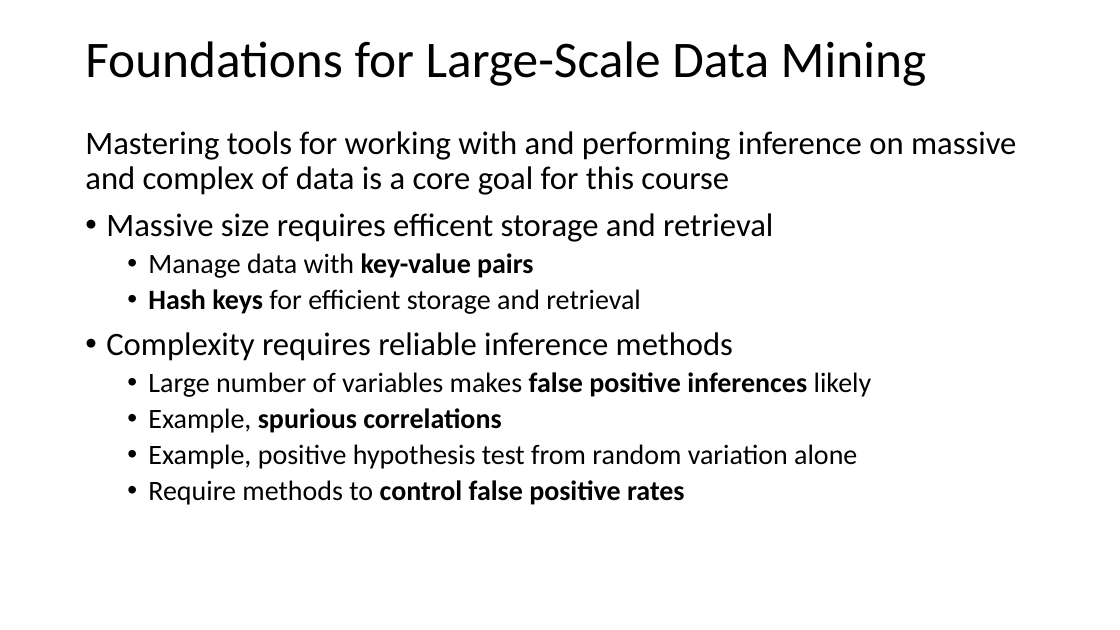
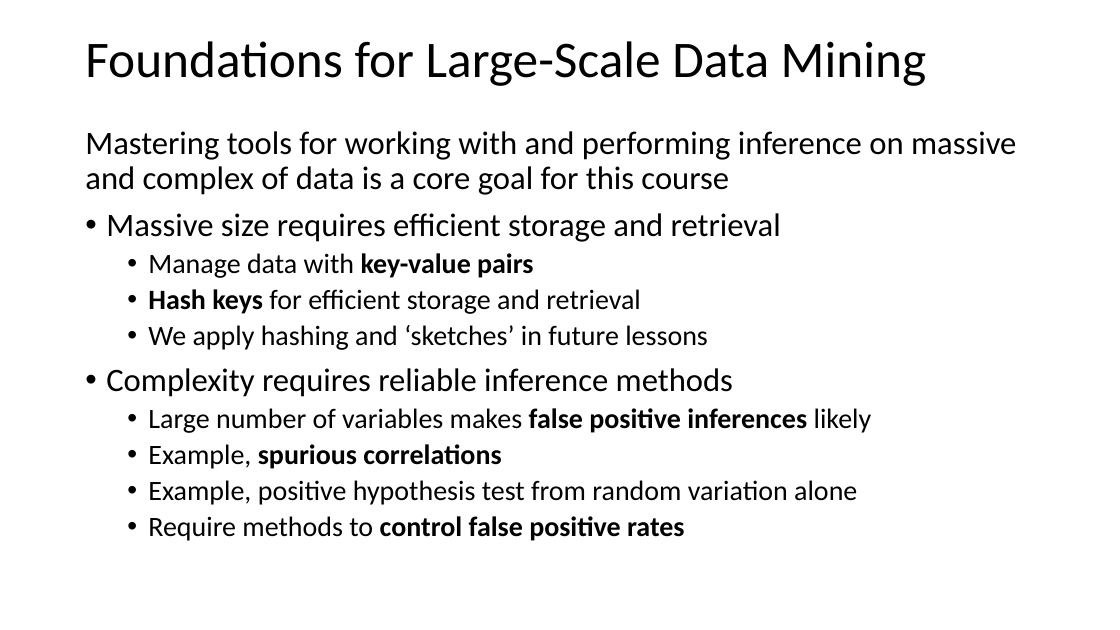
Before and after one commit to harelgabainew/school1, a slide deck: slide 27 of slides/1_Introduction.pptx. Drawn at 1120x630 pixels with LibreOffice and Linux fonts; fonts in the diff are those of the drawing. Boxes give left, top, right and bottom in pixels: in the first picture for what was removed or moved away, otherwise in the second. Text is boxed around its words. In the diff, an @@ line names an element or a change of style, - is before the commit and + after.

Commit message:
Updated intro and hashing slides

```diff
--- a/slides/1_Introduction.pptx
+++ b/slides/1_Introduction.pptx
@@ text at (x1=106, y1=213, x2=781, y2=242): text changed @@
-• Massive size requires efficent storage and retrieval
+• Massive size requires efficient storage and retrieval
@@ text at (x1=148, y1=325, x2=708, y2=350): paragraph added @@
+  • We apply hashing and ‘sketches’ in future lessons
```
Also in this commit, not shown: 12 other slides changed, 2 slides added.
